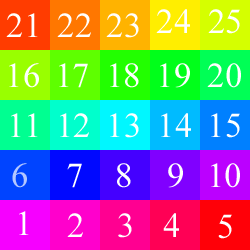
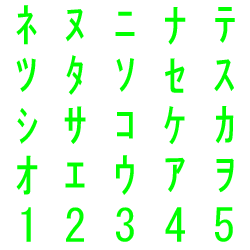
Layers edited between the first and the second 250 × 250 image:
hid "23", moved it above "Shape 1 copy 24", painted on it over [6, 9, 241, 239]
hid "Shape 1 copy 24", painted on it over [0, 0, 250, 250]
removed layer "Shape 1 copy 23" over [150, 200, 200, 250]
removed layer "Shape 1 copy 22" over [100, 200, 150, 250]
removed layer "Shape 1 copy 21" over [50, 200, 100, 250]
removed layer "Shape 1 copy 20" over [0, 200, 50, 250]
removed layer "Shape 1 copy 19" over [200, 150, 250, 200]
removed layer "Shape 1 copy 18" over [150, 150, 200, 200]
removed layer "Shape 1 copy 17" over [100, 150, 150, 200]
removed layer "Shape 1 copy 16" over [50, 150, 100, 200]
removed layer "Shape 1 copy 15" over [0, 150, 50, 200]
removed layer "Shape 1 copy 14" over [200, 100, 250, 150]
removed layer "Shape 1 copy 13" over [150, 100, 200, 150]
removed layer "Shape 1 copy 12" over [100, 100, 150, 150]
removed layer "Shape 1 copy 11" over [50, 100, 100, 150]
removed layer "Shape 1 copy 10" over [0, 100, 50, 150]
removed layer "Shape 1 copy 9" over [200, 50, 250, 100]
removed layer "Shape 1 copy 8" over [150, 50, 200, 100]
removed layer "Shape 1 copy 7" over [100, 50, 150, 100]
removed layer "Shape 1 copy 6" over [50, 50, 100, 100]
removed layer "Shape 1 copy 5" over [0, 50, 50, 100]
removed layer "Shape 1 copy 4" over [200, 0, 250, 50]
removed layer "Shape 1 copy 3" over [150, 0, 200, 50]
removed layer "Shape 1 copy 2" over [100, 0, 150, 50]
…and 27 more changes (1 added, 1 opacity, 24 painted, 2 removed, 19 renamed)
